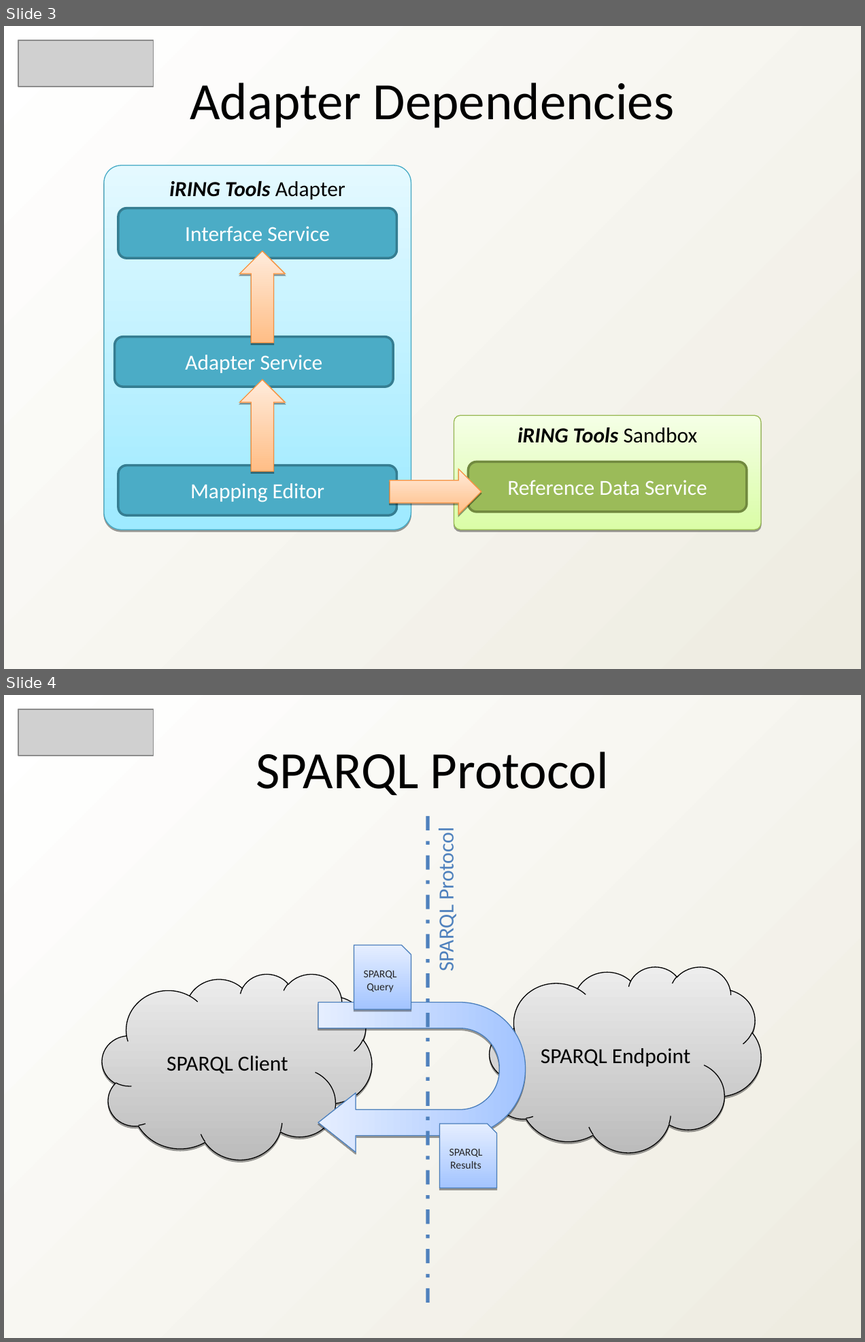
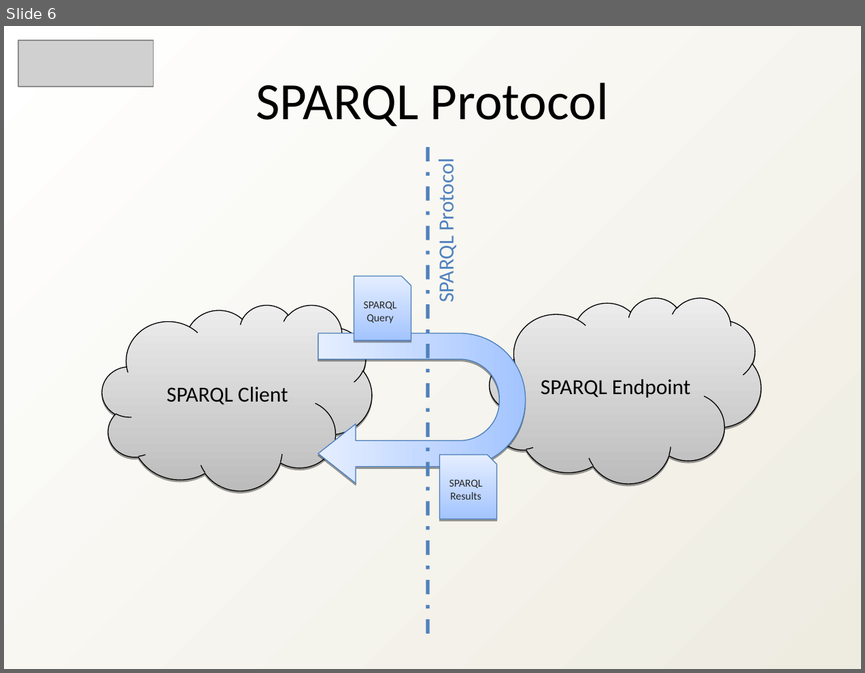
Before and after one commit to heyena/iring-tools, a slide deck: trunk/Documentation/iRINGTools_SDK_Overview_v1_2_1.ppt. Shown one above the other, each under a label of ours: slides 3 and 4 before the commit, slide 6 after it. The pictures are 865x1342 and 865x673 pixels, drawn with LibreOffice and Linux fonts; fonts in the diff are those of the drawing; grey boxes stand for pictures. Boxes give left, top, right and bottom in pixels: in the first picture for what was removed or moved away, otherwise in the second. Text is boxed around its words. In the diff, an @@ line names an element or a change of style, - is before the commit and + after.

```diff
--- a/trunk/Documentation/iRINGTools_SDK_Overview_v1_2_1.ppt
+++ b/trunk/Documentation/iRINGTools_SDK_Overview_v1_2_1.ppt
@@ slide 3 removed at [4, 26, 861, 669], background gradient #FFFFFF to #EEECE1 @@
@@ picture removed at [18, 40, 154, 87] @@
@@ text removed at [190, 82, 674, 128] @@
-Adapter Dependencies
@@ group removed at [104, 165, 761, 530]: 5 rounded rectangles, 2 up arrows, 1 freeform shape @@
-iRING Tools Sandbox
-Reference Data Service
-iRING Tools Adapter
-Interface Service
-Mapping Editor
-Adapter Service
@@ right arrow removed at [390, 469, 481, 514] @@
@@ what was slide 4 is now slide 6 @@
```
Also in this commit, not shown: 6 slides changed, 3 slides added, 3 other slides removed.
